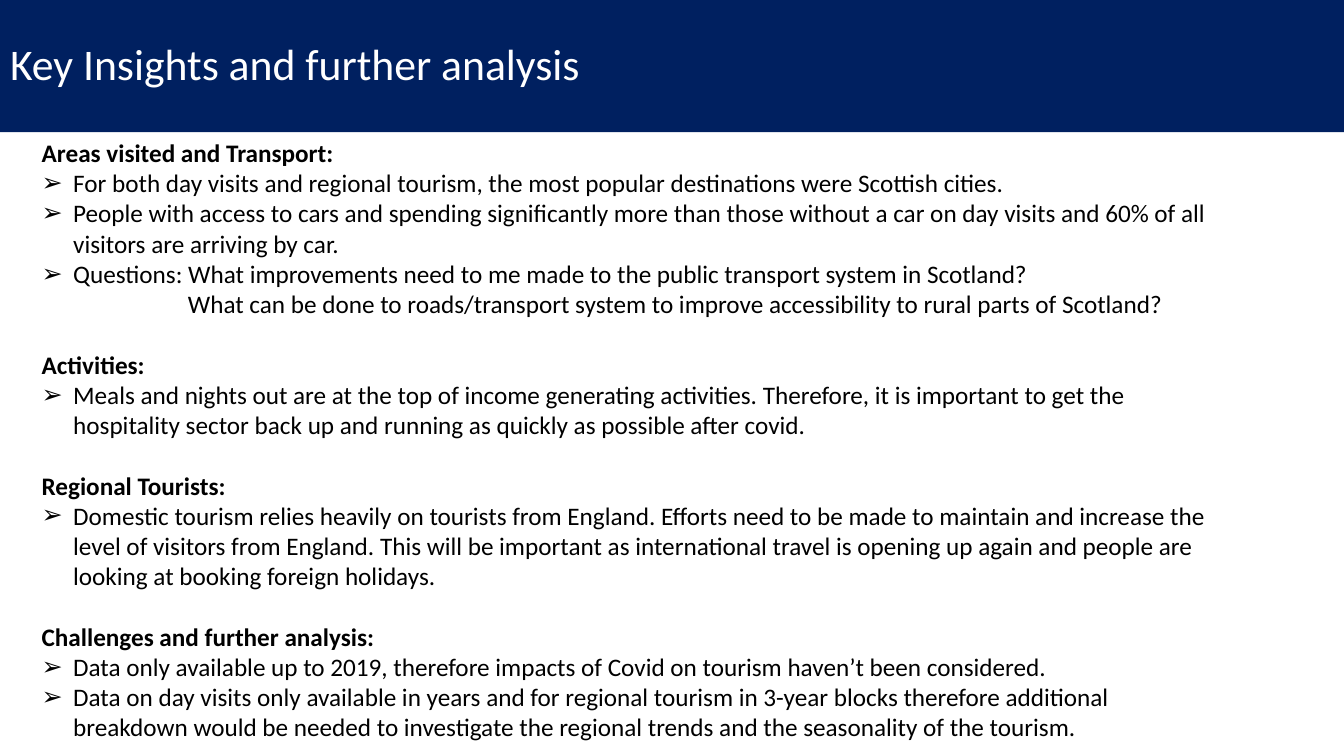
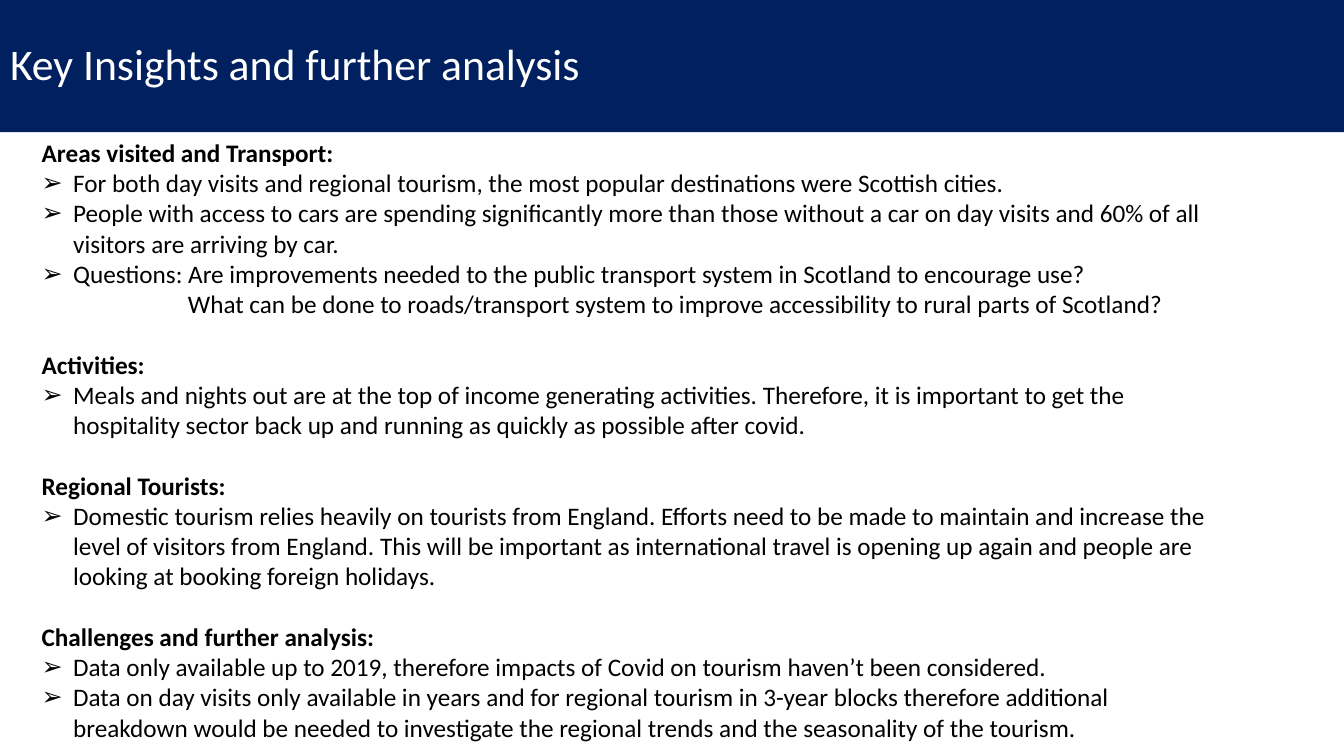
Before and after one commit to barrodea/visit_scotland, a slide deck: slide 15 of Visit Scotland Presentation.pptx. Drawn at 1344x756 pixels with LibreOffice and Linux fonts; fonts in the diff are those of the drawing. Boxes give left, top, right and bottom in pixels: in the first picture for what was removed or moved away, otherwise in the second. Text is boxed around its words. In the diff, an @@ line names an element or a change of style, - is before the commit and + after.

Commit message:
updates to presentation

```diff
--- a/Visit Scotland Presentation.pptx
+++ b/Visit Scotland Presentation.pptx
@@ text at [73, 204, 1200, 288]: text changed @@
-➢ People with access to cars and spending significantly more than those without a car on day visits and 60% of all visitors are arriving by car.
-➢ Questions: What improvements need to me made to the public transport system in Scotland?
+➢ People with access to cars are spending significantly more than those without a car on day visits and 60% of all visitors are arriving by car.
+➢ Questions: Are improvements needed to the public transport system in Scotland to encourage use?
```
Also in this commit, not shown: 3 other slides changed.
